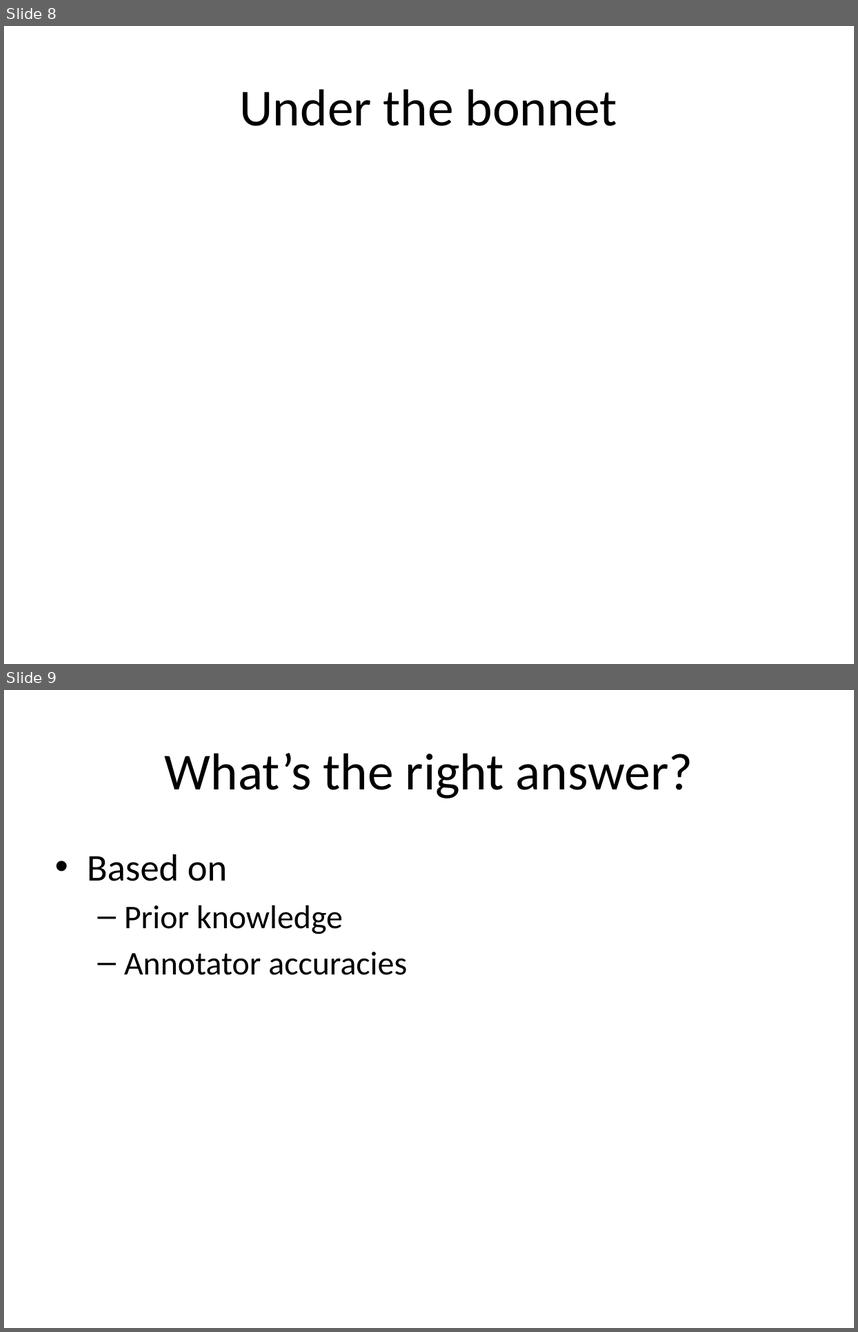
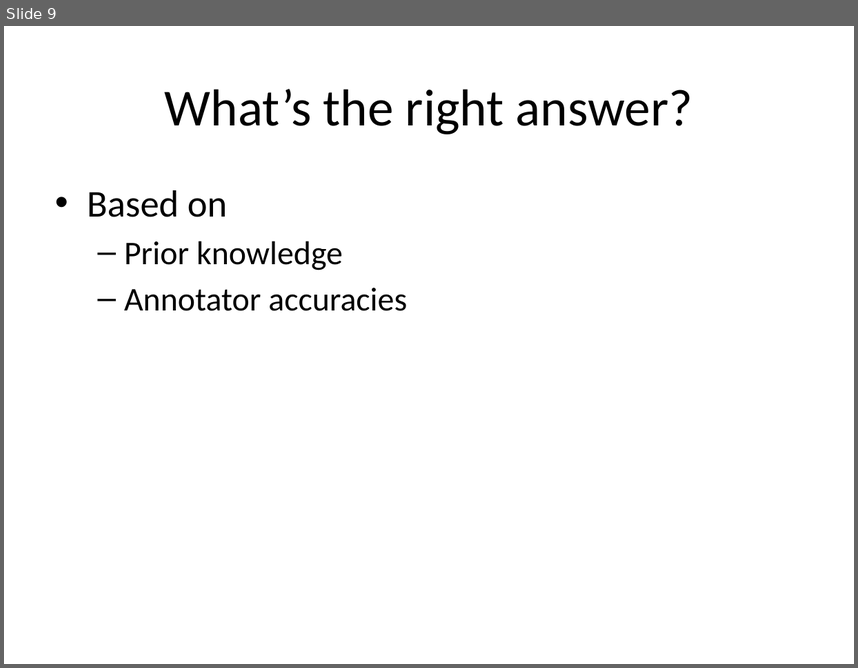
Before and after one commit to giovannic/crowdtrust, a slide deck: presentation/giosCrowdTrust .pptx. Shown one above the other, each under a label of ours: slides 8 and 9 before the commit, slide 9 after it. The pictures are 858x1332 and 858x668 pixels, drawn with LibreOffice and Linux fonts; fonts in the diff are those of the drawing; background and template pictures are left out. Boxes give left, top, right and bottom in pixels: in the first picture for what was removed or moved away, otherwise in the second. Text is boxed around its words. In the diff, an @@ line names an element or a change of style, - is before the commit and + after.

```diff
--- a/presentation/giosCrowdTrust .pptx
+++ b/presentation/giosCrowdTrust .pptx
@@ slide 8 removed at [4, 26, 854, 664], background picture (left out) @@
@@ title removed at [240, 89, 617, 126] @@
-Under the bonnet
```
Also in this commit, not shown: 2 slides changed, 5 slides added, 22 other files.
